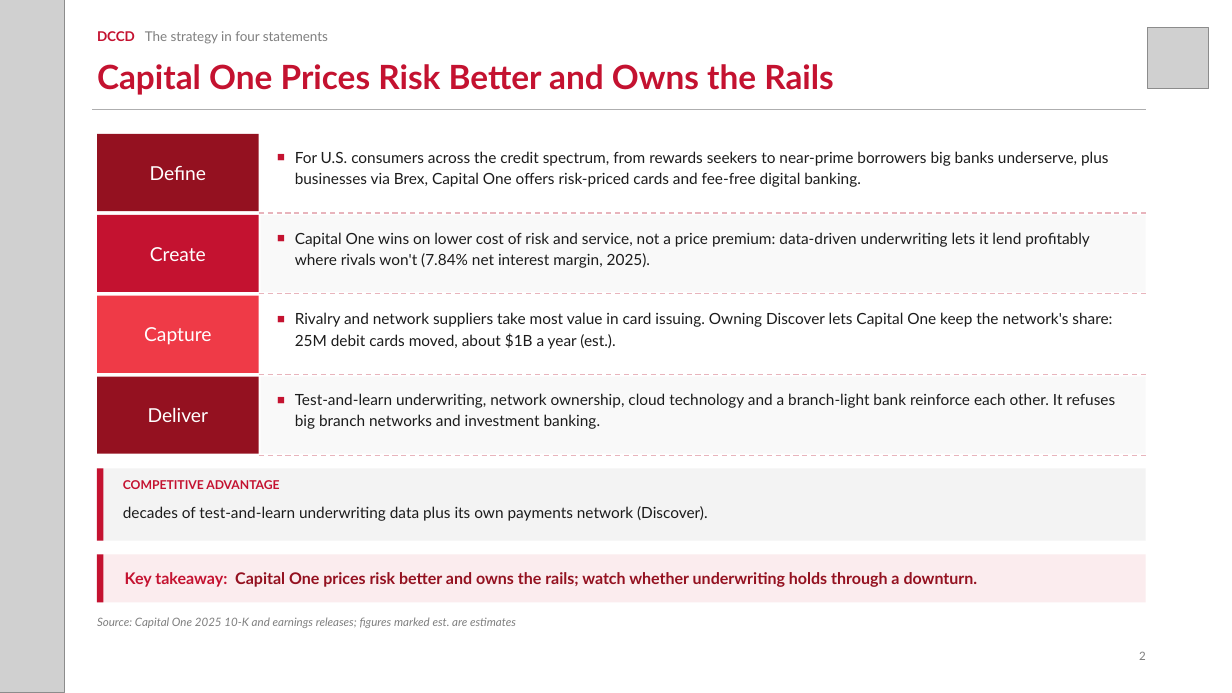
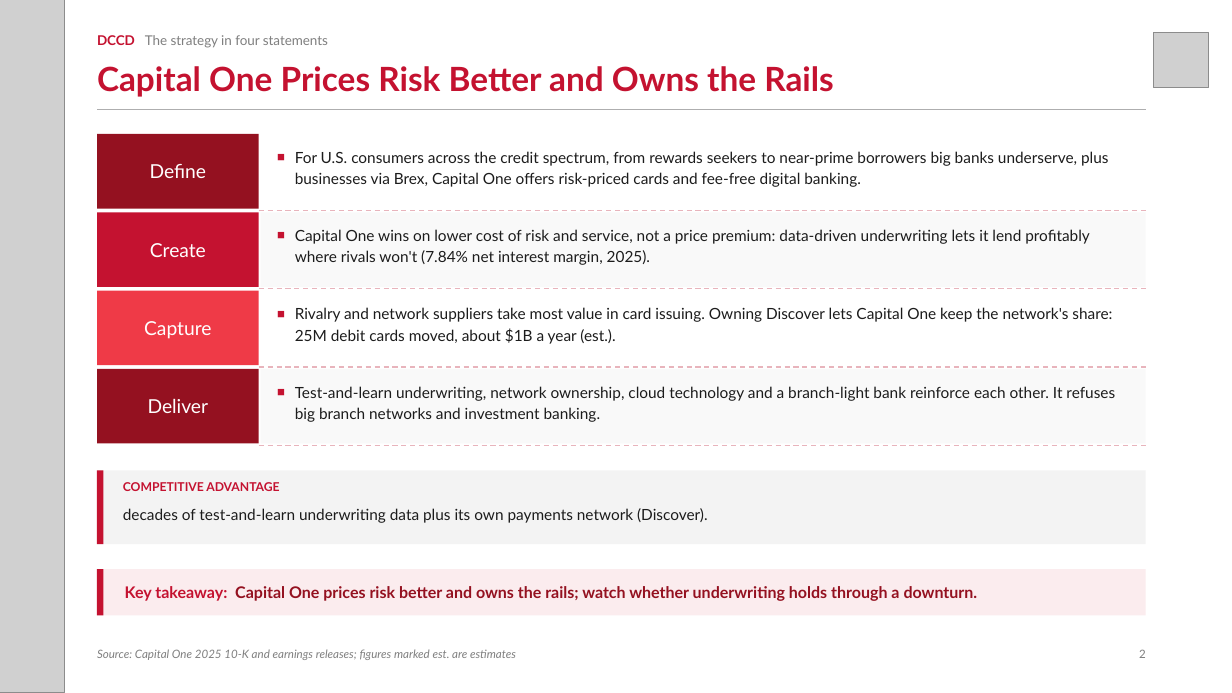
Before and after one commit to zuhayr77/AI-Business-Strategy-Agent, a slide deck: slide 2 of dccd-strategy-agent/examples/Capital_One_DCCD.pptx. Drawn at 1232x693 pixels with LibreOffice and Linux fonts; fonts in the diff are those of the drawing; grey boxes stand for pictures. Boxes give left, top, right and bottom in pixels: in the first picture for what was removed or moved away, otherwise in the second. Text is boxed around its words. In the diff, an @@ line names an element or a change of style, - is before the commit and + after.

```diff
--- a/dccd-strategy-agent/examples/Capital_One_DCCD.pptx
+++ b/dccd-strategy-agent/examples/Capital_One_DCCD.pptx
@@ text "DCCD The strategy in four ...": place and size @@
-text "DCCD The strategy in four ..." at [97,31,328,44]
+text "DCCD The strategy in four ..." at [97,35,328,48]
@@ picture: place and size @@
-picture at [1148,28,1209,89]
+picture at [1153,32,1209,88]
@@ rectangle "Create": place and size @@
-rectangle "Create" at [97,215,259,292]
+rectangle "Create" at [97,213,259,287]
@@ rectangle: place and size @@
-rectangle at [261,215,1146,292]
+rectangle at [261,213,1146,287]
@@ 2 lines, 1 text, 1 rectangle: place and size @@
-2 lines, 1 text, 1 rectangle at [97,294,1146,374]
+2 lines, 1 text, 1 rectangle at [97,288,1146,367]
@@ 2 rectangles, 1 text, 1 line: place and size @@
-2 rectangles, 1 text, 1 line at [97,377,1146,456]
+2 rectangles, 1 text, 1 line at [97,369,1146,445]
@@ 2 rectangles, 1 text: place and size @@
-2 rectangles, 1 text at [97,555,1146,603]
+2 rectangles, 1 text at [97,569,1146,616]
@@ text "Source: Capital One 2025 10-K ...": place and size @@
-text "Source: Capital One 2025 10-K ..." at [97,617,516,628]
+text "Source: Capital One 2025 10-K ..." at [97,649,516,660]
@@ text "Source: Capital One 2025 10-K ..." at [97,649,516,660]: vertical alignment top to bottom @@
@@ text "2" at [1139,649,1146,658]: vertical alignment middle to bottom @@
```
Also in this commit, not shown: 8 other slides changed, 11 other files.
